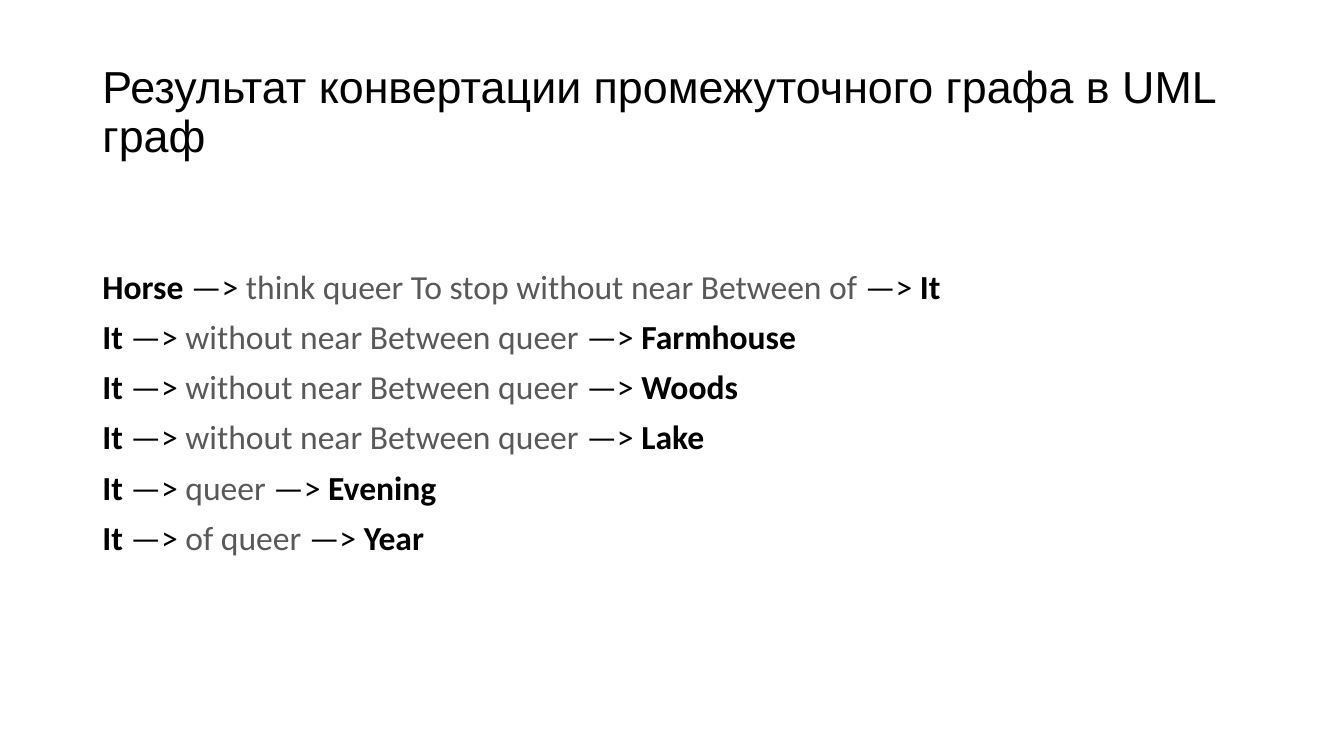
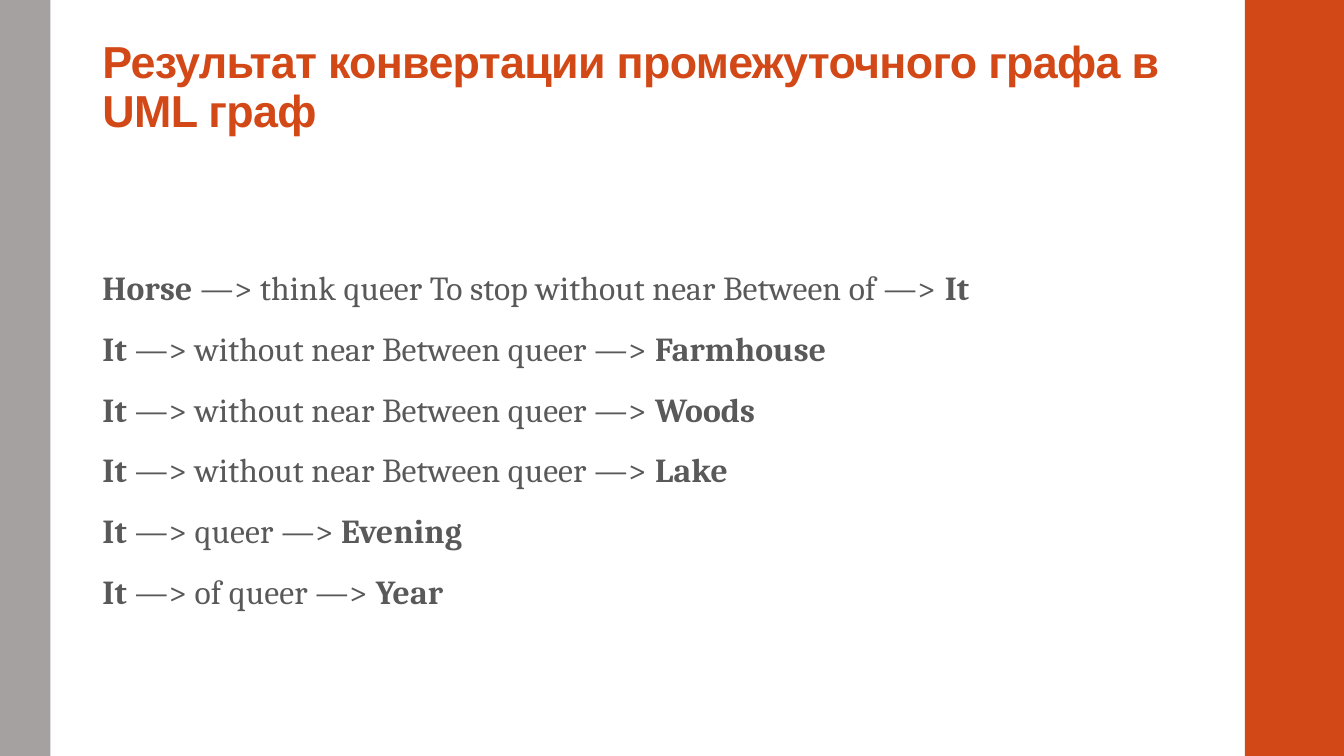
Before and after one commit to alexnodejs/onto-diploma, a slide deck: slide 12 of presentation/Moiseyenko_presentation.pptx. Drawn at 1344x756 pixels with LibreOffice and Linux fonts; fonts in the diff are those of the drawing. Boxes give left, top, right and bottom in pixels: in the first picture for what was removed or moved away, otherwise in the second. Text is boxed around its words. In the diff, an @@ line names an element or a change of style, - is before the commit and + after.

```diff
--- a/presentation/Moiseyenko_presentation.pptx
+++ b/presentation/Moiseyenko_presentation.pptx
@@ rectangle added at <box>0,0,50,756</box>, fill #A6A1A1 @@
@@ rectangle added at <box>1245,0,1344,756</box>, fill #D34817 @@
@@ title "Результат конвертации промежуточного графа в ...": place and size @@
-title "Результат конвертации промежуточного графа в ..." at <box>102,70,1217,160</box>
+title "Результат конвертации промежуточного графа в ..." at <box>102,45,1160,136</box>
@@ title "Результат конвертации промежуточного графа в ..." at <box>102,45,1160,136</box>: text colour #000000 to #D34817, letter spacing 0 to -0.5 pt, bold on; vertical alignment middle to bottom @@
@@ text "Horse —> think queer To ..." at <box>102,276,969,611</box>: font Calibri to Cambria, letter spacing 0 to 0.1 pt; text colour #000000 to #595959 in "Horse —> —> It", "It —> —> Farmhouse", "It —> —> Woods", "It —> —> Lake" and 2 more places; line spacing 0.9 to 0.95; more space between paragraphs @@
```
Also in this commit, not shown: 19 other slides changed, 1 slide added, 1 slide removed.
